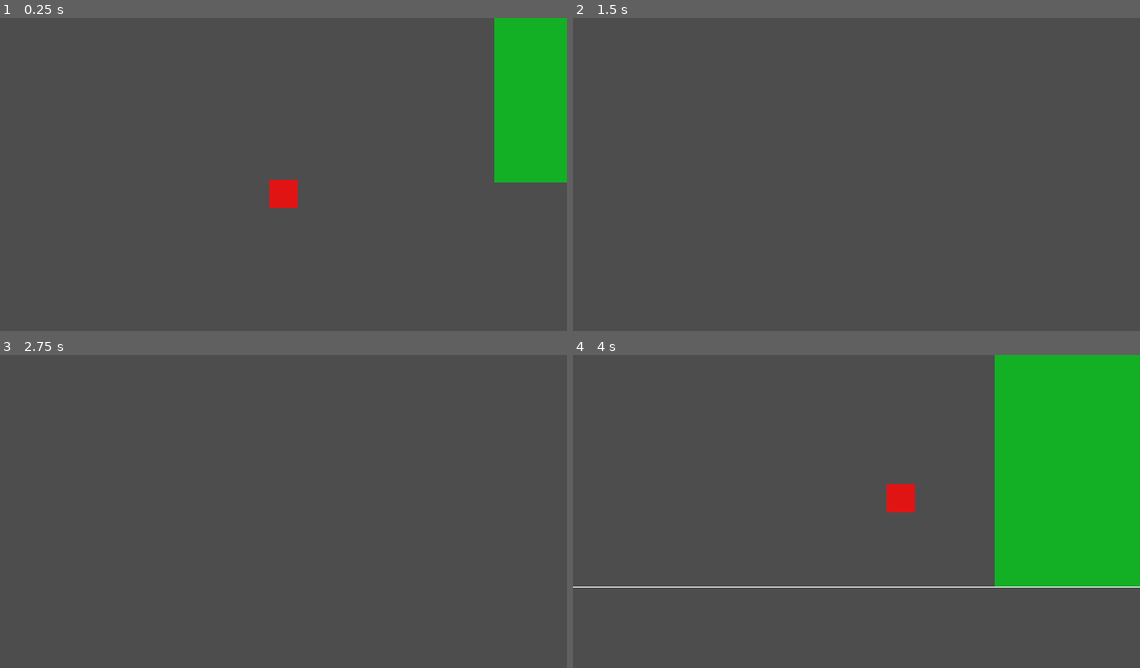
Above: before the commit, frames 1-4 (two rows, left to right).
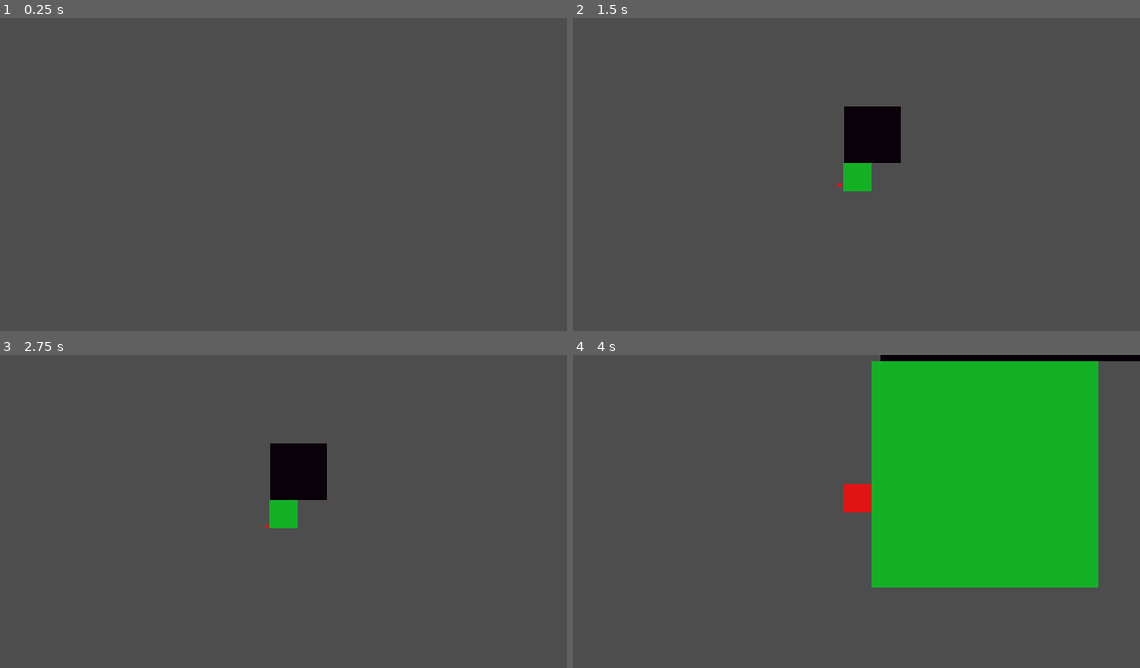
Above: after the commit, the same moments.

Repository: HampusHauffman/gamejam2024
Game: Godot game, scene res://scene/main.tscn
The game is run twice, just before and just after one commit, with the same random seed, the same clock (stepped at 60 frames per second) and the same inputs.
Inputs (mouse positions are in pixels of both pictures, inside the frame that each line leads up to):
- Up to frame 1 (0.25 s): no input
- Up to frame 2 (1.5 s): tap Enter at 0.5 s; move the mouse to (981, 161) at 0.52 s; hold E (zoom_in) 0.53-1.28 s; hold D (right) from 0.53 s (still down); click (981, 161) at 0.67 s; tap W (jump) at 0.77 s; move the mouse to (743, 193) at 1.27 s; tap Q (zoom_out) at 1.35 s
- Up to frame 3 (2.75 s): tap W (jump) at 1.52 s; tap Space at 2 s; move the mouse to (340, 442) at 2.02 s; release D (right) at 2.03 s; hold A (left) from 2.03 s (still down); tap Enter at 2.1 s
- Up to frame 4 (4 s): tap Enter at 2.75 s; move the mouse to (828, 577) at 2.77 s; release A (left) at 2.78 s; hold D (right) from 2.78 s (still down); tap F at 2.85 s; click (828, 577) at 2.92 s; tap W (jump) at 3.02, 3.77 s; tap Space at 3.5 s; move the mouse to (1026, 561) at 3.52 s; hold E (zoom_in) from 3.53 s (still down)

The runs differ from the first frame. In frame 1, 7.2% of the frame differs, in the area x 47-100%, y 0-61%; in frame 2, 2.3%; in frame 3, 2.3%; in frame 4, 23%, in the area x 0-100%, y 0-75%.

Commit message:
super big

Diff:
--- a/scene/big_player.tscn
+++ b/scene/big_player.tscn
@@ -7,12 +7,11 @@
 size = Vector2(256, 256)
 
 [node name="BasePlayer" instance=ExtResource("1_ejced")]
+zoom = 8.0
 metadata/_edit_group_ = true
 
 [node name="Sprite2D" type="Sprite2D" parent="." index="0"]
-scale = Vector2(2, 2)
 texture = ExtResource("2_kcdo1")
 
 [node name="CollisionShape2D" type="CollisionShape2D" parent="." index="1"]
-scale = Vector2(2, 2)
 shape = SubResource("RectangleShape2D_28pq6")
--- a/scene/main.tscn
+++ b/scene/main.tscn
@@ -1,9 +1,10 @@
-[gd_scene load_steps=7 format=3 uid="uid://isos7bjymyuq"]
+[gd_scene load_steps=8 format=3 uid="uid://isos7bjymyuq"]
 
 [ext_resource type="PackedScene" uid="uid://bnrtbanh1r5gp" path="res://scene/small_player.tscn" id="1_ksvjd"]
 [ext_resource type="Script" path="res://script/game_manager.gd" id="1_mcltt"]
 [ext_resource type="PackedScene" uid="uid://h4ahbhfw8yal" path="res://scene/big_player.tscn" id="2_d2l3j"]
 [ext_resource type="Script" path="res://script/camera.gd" id="4_w7le7"]
+[ext_resource type="PackedScene" uid="uid://dim27ylwltinp" path="res://scene/super_big_player.tscn" id="5_jvoub"]
 
 [sub_resource type="WorldBoundaryShape2D" id="WorldBoundaryShape2D_jql5x"]
 
@@ -14,11 +15,10 @@
 [node name="GameManager" type="Node" parent="." node_paths=PackedStringArray("players")]
 unique_name_in_owner = true
 script = ExtResource("1_mcltt")
-players = [NodePath("../small_player_1"), NodePath("../big_player_1")]
+players = [NodePath("../small_player_1"), NodePath("../big_player_1"), NodePath("../super_big_player"), NodePath("../BasePlayer")]
 
 [node name="big_player_1" parent="." instance=ExtResource("2_d2l3j")]
-position = Vector2(245, -498)
-zoom = 0.001
+position = Vector2(129, -327)
 
 [node name="StaticBody2D" type="StaticBody2D" parent="."]
 
@@ -31,7 +31,6 @@
 
 [node name="small_player_1" parent="." instance=ExtResource("1_ksvjd")]
 position = Vector2(-249, -229)
-scaleFactor = 80
 
 [node name="Camera2D" type="Camera2D" parent="small_player_1"]
 unique_name_in_owner = true
@@ -40,4 +39,12 @@
 position_smoothing_enabled = true
 script = ExtResource("4_w7le7")
 
+[node name="super_big_player" parent="." instance=ExtResource("5_jvoub")]
+position = Vector2(840, -567)
+
+[node name="BasePlayer" parent="." instance=ExtResource("1_ksvjd")]
+position = Vector2(-5927, -4916)
+scale = Vector2(512, 512)
+zoom = 200.0
+
 [connection signal="tree_entered" from="small_player_1/Camera2D" to="small_player_1/Camera2D" method="_on_tree_entered"]
--- /dev/null
+++ b/scene/super_big_player.tscn
@@ -0,0 +1,19 @@
+[gd_scene load_steps=4 format=3 uid="uid://dim27ylwltinp"]
+
+[ext_resource type="PackedScene" uid="uid://bxseuvesitv2t" path="res://scene/base_player.tscn" id="1_p48nv"]
+[ext_resource type="Texture2D" uid="uid://bffmwfl5dt455" path="res://art/big.png" id="2_2f7gj"]
+
+[sub_resource type="RectangleShape2D" id="RectangleShape2D_28pq6"]
+size = Vector2(256, 256)
+
+[node name="BasePlayer" instance=ExtResource("1_p48nv")]
+scale = Vector2(2, 2)
+zoom = 16.0
+metadata/_edit_group_ = true
+
+[node name="Sprite2D" type="Sprite2D" parent="." index="0"]
+modulate = Color(0.556257, 0, 0.257587, 1)
+texture = ExtResource("2_2f7gj")
+
+[node name="CollisionShape2D" type="CollisionShape2D" parent="." index="1"]
+shape = SubResource("RectangleShape2D_28pq6")
--- a/script/base_player.gd
+++ b/script/base_player.gd
@@ -1,12 +1,12 @@
 extends CharacterBody2D
 class_name BasePlayer
 
-const SPEED: float = 300.0
+const SPEED: float         = 300.0
 const JUMP_VELOCITY: float = -400.0
 # This is set by the game manager.
 var isActive: bool = false
-@export var zoom : float = 1.0
-@export var scaleFactor : int = 1
+
+@export var zoom: float = 1.0
 
 
 func set_is_active(active: bool) -> void:
--- a/script/camera.gd
+++ b/script/camera.gd
@@ -1,5 +1,4 @@
 extends Camera2D
-
 
 # Called when the node enters the scene tree for the first time.
 func _ready():
@@ -10,13 +9,7 @@
 func _process(delta):
 	pass
 
-func change_parent():
-	var player : BasePlayer = get_parent()
-	var sprite = player.get_node("Sprite2D")
-	print(sprite)
-	pass
-
 
 func _on_tree_entered():
-	var player : BasePlayer = get_parent()
-	zoom = Vector2(player.zoom, player.zoom)
+	var player: BasePlayer = get_parent()
+	zoom = Vector2(1/player.zoom, 1/player.zoom)
